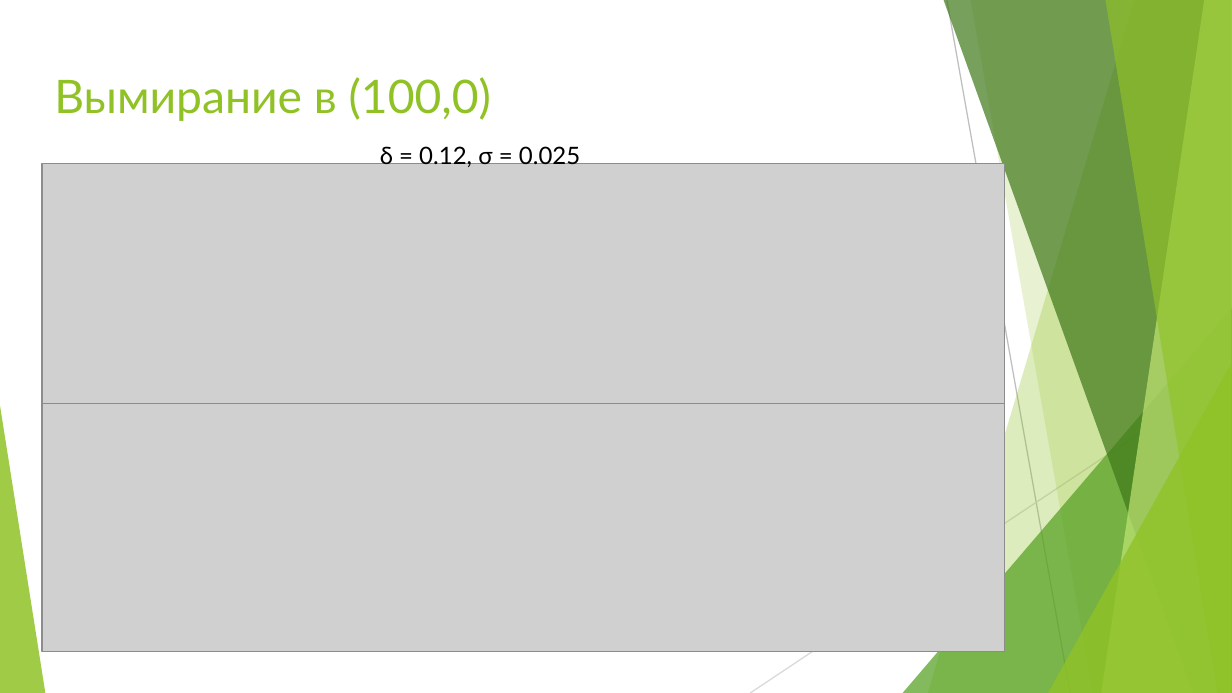
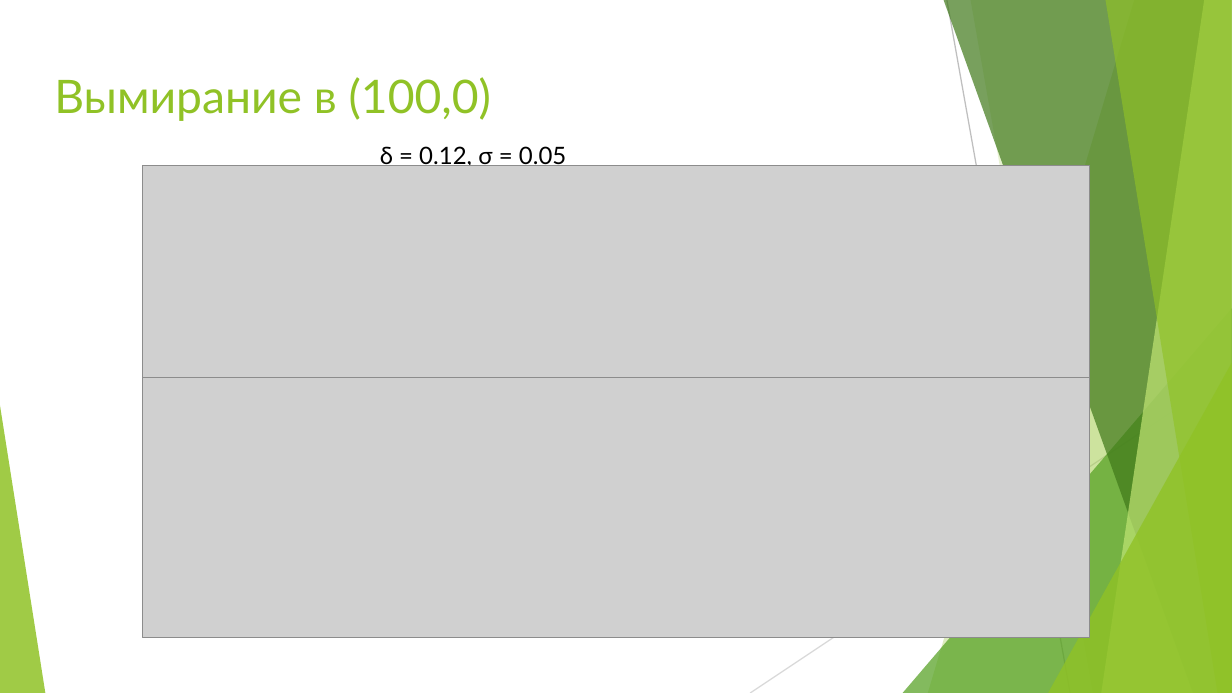
Before and after one commit to wily-fox/population, a slide deck: slide 7 of Модель х-ж.pptx (slide 6 before the commit). Drawn at 1232x693 pixels with LibreOffice and Linux fonts; fonts in the diff are those of the drawing; grey boxes stand for pictures. Boxes give left, top, right and bottom in pixels: in the first picture for what was removed or moved away, otherwise in the second. Text is boxed around its words. In the diff, an @@ line names an element or a change of style, - is before the commit and + after.

```diff
--- a/Модель х-ж.pptx
+++ b/Модель х-ж.pptx
@@ text at bbox=[380, 146, 566, 170]: text changed @@
-δ = 0.12, σ = 0.025
+δ = 0.12, σ = 0.05
@@ picture: place and size @@
-picture at bbox=[42, 164, 1004, 411]
+picture at bbox=[143, 166, 1089, 391]
@@ picture: place and size @@
-picture at bbox=[42, 403, 1004, 650]
+picture at bbox=[143, 378, 1089, 638]
```
Also in this commit, not shown: 3 other slides changed, 2 slides added, 1 slide removed, 26 other files.
